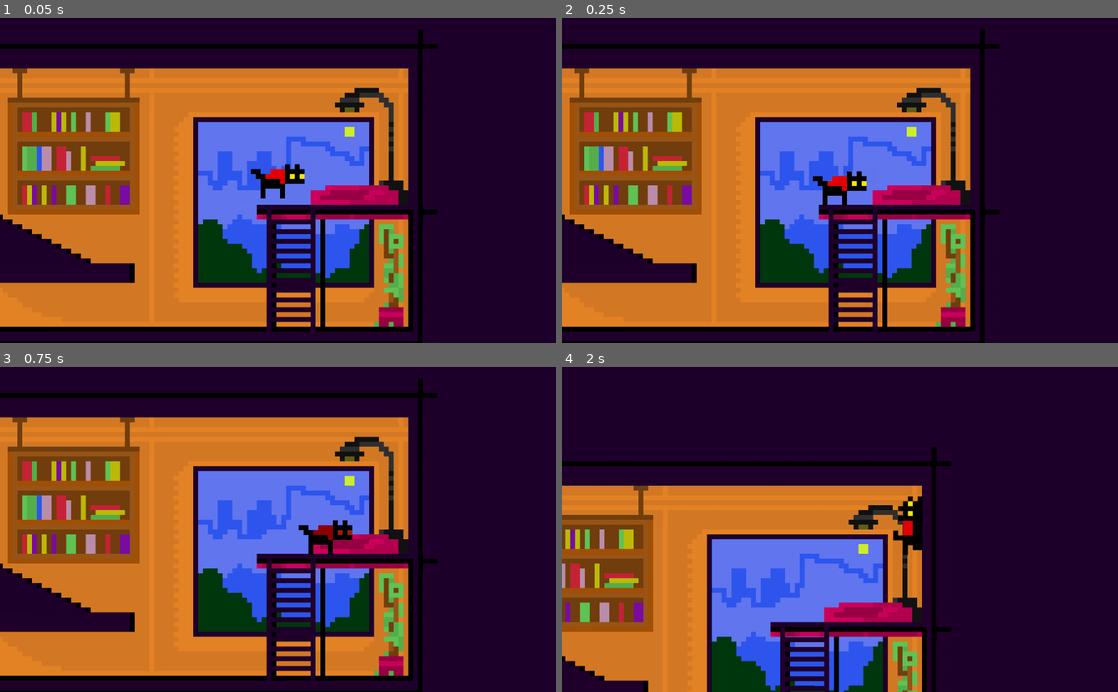
Above: before the commit, frames 1-4 (two rows, left to right).
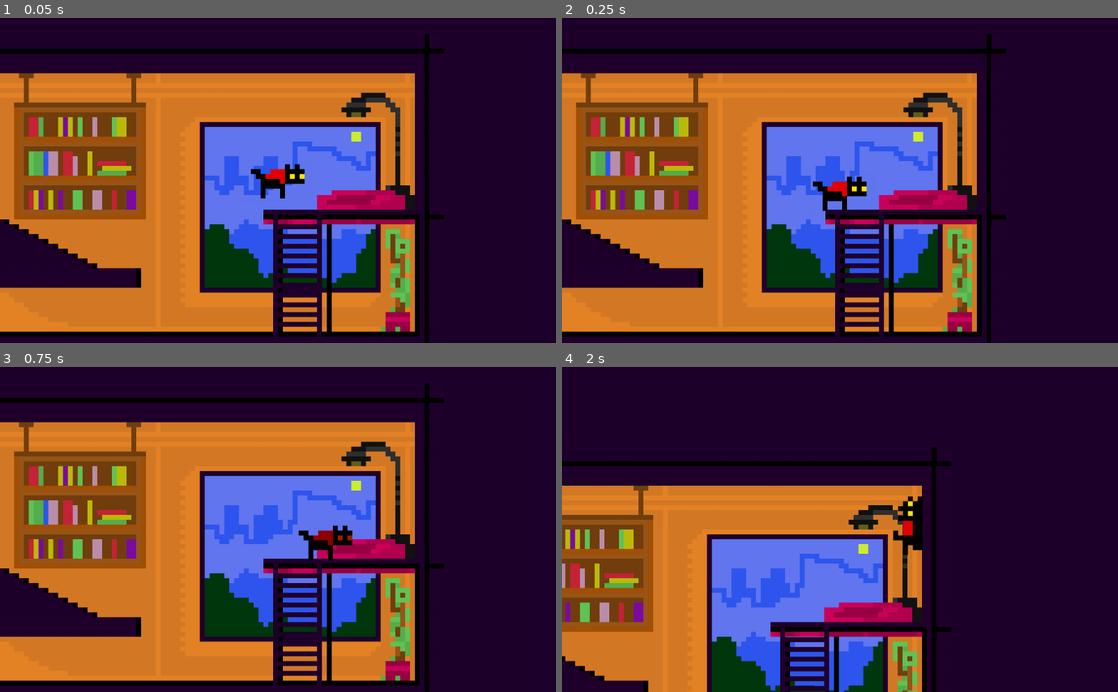
Above: after the commit, the same moments.

Repository: waozixyz/geocats
Game: Godot game, scene res://Scenes/1_CatCradle.tscn
The game is run twice, just before and just after one commit, with the same random seed, the same clock (stepped at 60 frames per second) and the same inputs. Before the commit the project starts from res://World.tscn.
Inputs:
- Up to frame 1 (0.05 s): no input
- Up to frame 2 (0.25 s): no input
- Up to frame 3 (0.75 s): tap Enter at 0.5 s; hold Right (right) from 0.53 s (still down); tap Shift (dash) at 0.6 s
- Up to frame 4 (2 s): keep holding Right (right); tap Space (jump) at 0.77, 1.52 s; tap Shift (dash) at 1.35 s

The runs differ from the first frame. In frame 1, 29% of the frame differs, in the area x 0-80%, y 3-100%; in frame 2, 30%; in frame 3, 29%; in frame 4, nothing differs.
Error after the commit: Parse Error: Variable "Animation" shadows a native class. (res://Scenes/UI/SceneChanger.gd:3)

Commit message:
add simple scene changer

Diff:
--- /dev/null
+++ b/Scenes/0_StartScreen.gd
@@ -0,0 +1,8 @@
+extends Control
+
+onready var play_button = $PlayButton
+func _ready():
+	play_button.connect("pressed", self, "_start_game")
+
+func _start_game():
+	SceneChanger.change_scene("res://Scenes/1_CatCradle.tscn", "fade")
--- /dev/null
+++ b/Scenes/0_StartScreen.tscn
@@ -0,0 +1,21 @@
+[gd_scene load_steps=2 format=2]
+
+[ext_resource path="res://Scenes/0_StartScreen.gd" type="Script" id=1]
+
+[node name="Control" type="Control"]
+anchor_right = 1.0
+anchor_bottom = 1.0
+script = ExtResource( 1 )
+__meta__ = {
+"_edit_use_anchors_": false
+}
+
+[node name="PlayButton" type="Button" parent="."]
+margin_left = 400.0
+margin_top = 200.0
+margin_right = 720.0
+margin_bottom = 262.0
+text = "Start"
+__meta__ = {
+"_edit_use_anchors_": false
+}
--- a/World.tscn
+++ b/Scenes/1_CatCradle.tscn
@@ -1,33 +1,34 @@
-[gd_scene load_steps=123 format=2]
-
-[ext_resource path="res://Scenes/Player/Player.tscn" type="PackedScene" id=1]
-[ext_resource path="res://Assets/LevelAssets/1_CatCradle/stereo.png" type="Texture" id=2]
-[ext_resource path="res://Assets/LevelAssets/1_CatCradle/kitchen.png" type="Texture" id=3]
-[ext_resource path="res://Assets/LevelAssets/1_CatCradle/window_3.png" type="Texture" id=4]
-[ext_resource path="res://Assets/LevelAssets/1_CatCradle/poster_3.png" type="Texture" id=5]
-[ext_resource path="res://Assets/LevelAssets/1_CatCradle/bath.png" type="Texture" id=6]
-[ext_resource path="res://Assets/LevelAssets/1_CatCradle/poster.png" type="Texture" id=7]
-[ext_resource path="res://Assets/LevelAssets/1_CatCradle/stairs.png" type="Texture" id=8]
-[ext_resource path="res://Assets/LevelAssets/1_CatCradle/kitchen_bckg.png" type="Texture" id=9]
-[ext_resource path="res://Assets/LevelAssets/1_CatCradle/plant_1.png" type="Texture" id=10]
-[ext_resource path="res://Assets/LevelAssets/1_CatCradle/hall_bckg.png" type="Texture" id=11]
-[ext_resource path="res://Assets/LevelAssets/1_CatCradle/window_2.png" type="Texture" id=12]
-[ext_resource path="res://Assets/LevelAssets/1_CatCradle/window_3_bckg.png" type="Texture" id=13]
+[gd_scene load_steps=125 format=2]
+
+[ext_resource path="res://Assets/LevelAssets/1_CatCradle/stereo.png" type="Texture" id=1]
+[ext_resource path="res://Assets/LevelAssets/1_CatCradle/kitchen.png" type="Texture" id=2]
+[ext_resource path="res://Assets/LevelAssets/1_CatCradle/window_3.png" type="Texture" id=3]
+[ext_resource path="res://Assets/LevelAssets/1_CatCradle/poster_3.png" type="Texture" id=4]
+[ext_resource path="res://Assets/LevelAssets/1_CatCradle/stairs.png" type="Texture" id=5]
+[ext_resource path="res://Assets/LevelAssets/1_CatCradle/kitchen_bckg.png" type="Texture" id=6]
+[ext_resource path="res://Assets/LevelAssets/1_CatCradle/bath.png" type="Texture" id=7]
+[ext_resource path="res://Assets/LevelAssets/1_CatCradle/poster.png" type="Texture" id=8]
+[ext_resource path="res://Assets/LevelAssets/1_CatCradle/hall_bckg.png" type="Texture" id=9]
+[ext_resource path="res://Assets/LevelAssets/1_CatCradle/window_2.png" type="Texture" id=10]
+[ext_resource path="res://Assets/LevelAssets/1_CatCradle/plant_1.png" type="Texture" id=11]
+[ext_resource path="res://Assets/LevelAssets/1_CatCradle/window_3_bckg.png" type="Texture" id=12]
+[ext_resource path="res://Assets/LevelAssets/1_CatCradle/window_1.png" type="Texture" id=13]
 [ext_resource path="res://Assets/LevelAssets/1_CatCradle/bed.png" type="Texture" id=14]
-[ext_resource path="res://Assets/LevelAssets/1_CatCradle/window_1.png" type="Texture" id=15]
+[ext_resource path="res://Assets/LevelAssets/1_CatCradle/window_4.png" type="Texture" id=15]
 [ext_resource path="res://Assets/LevelAssets/1_CatCradle/background_tileset.png" type="Texture" id=16]
-[ext_resource path="res://Assets/LevelAssets/1_CatCradle/window_4.png" type="Texture" id=17]
-[ext_resource path="res://Assets/LevelAssets/1_CatCradle/bookshelf.png" type="Texture" id=18]
-[ext_resource path="res://Assets/LevelAssets/1_CatCradle/plant_2.png" type="Texture" id=19]
-[ext_resource path="res://Assets/LevelAssets/1_CatCradle/walls_tileset.png" type="Texture" id=20]
-[ext_resource path="res://Assets/LevelAssets/1_CatCradle/table.png" type="Texture" id=21]
-[ext_resource path="res://Assets/LevelAssets/1_CatCradle/hallway.png" type="Texture" id=22]
+[ext_resource path="res://Assets/LevelAssets/1_CatCradle/bookshelf.png" type="Texture" id=17]
+[ext_resource path="res://Assets/LevelAssets/1_CatCradle/walls_tileset.png" type="Texture" id=18]
+[ext_resource path="res://Assets/LevelAssets/1_CatCradle/poster_2.png" type="Texture" id=19]
+[ext_resource path="res://Assets/LevelAssets/1_CatCradle/plant_2.png" type="Texture" id=20]
+[ext_resource path="res://Assets/LevelAssets/1_CatCradle/hallway.png" type="Texture" id=21]
+[ext_resource path="res://Assets/LevelAssets/1_CatCradle/table.png" type="Texture" id=22]
 [ext_resource path="res://Assets/LevelAssets/1_CatCradle/present.png" type="Texture" id=23]
-[ext_resource path="res://Assets/LevelAssets/1_CatCradle/poster_2.png" type="Texture" id=24]
-[ext_resource path="res://Assets/LevelAssets/1_CatCradle/catladder_left.png" type="Texture" id=25]
-[ext_resource path="res://Assets/LevelAssets/1_CatCradle/ladder_bed.png" type="Texture" id=26]
-[ext_resource path="res://Assets/LevelAssets/1_CatCradle/last_ladder.png" type="Texture" id=27]
-[ext_resource path="res://Assets/LevelAssets/1_CatCradle/statue.png" type="Texture" id=28]
+[ext_resource path="res://Assets/LevelAssets/1_CatCradle/catladder_left.png" type="Texture" id=24]
+[ext_resource path="res://Assets/LevelAssets/1_CatCradle/ladder_bed.png" type="Texture" id=25]
+[ext_resource path="res://Assets/LevelAssets/1_CatCradle/last_ladder.png" type="Texture" id=26]
+[ext_resource path="res://Assets/LevelAssets/1_CatCradle/statue.png" type="Texture" id=27]
+[ext_resource path="res://Scenes/Player/Player.tscn" type="PackedScene" id=28]
+[ext_resource path="res://Scenes/Events/GoToGeoCity.gd" type="Script" id=29]
 
 [sub_resource type="TileSet" id=1]
 0/name = "background_tilemap.png 0"
@@ -823,12 +824,15 @@
 extents = Vector2( 27, 184.5 )
 
 [sub_resource type="RectangleShape2D" id=92]
-extents = Vector2( 18, 117 )
+extents = Vector2( 18, 112.5 )
 
 [sub_resource type="RectangleShape2D" id=93]
 extents = Vector2( 27, 153 )
 
-[node name="World" type="Node2D"]
+[sub_resource type="RectangleShape2D" id=95]
+extents = Vector2( 18, 84.8504 )
+
+[node name="CatCradle" type="Node2D"]
 
 [node name="WorldBckg" type="ColorRect" parent="."]
 margin_left = -657.0
@@ -957,16 +961,15 @@
 position = Vector2( 157, 966 )
 texture = ExtResource( 23 )
 
-[node name="StaticBody2D" type="StaticBody2D" parent="Present"]
-
-[node name="CollisionShape2D" type="CollisionShape2D" parent="Present/StaticBody2D"]
+[node name="Area2D" type="Area2D" parent="Present"]
+
+[node name="CollisionShape2D" type="CollisionShape2D" parent="Present/Area2D"]
 position = Vector2( 0, 4.1203 )
 shape = SubResource( 77 )
-disabled = true
 
 [node name="Bookshelf" type="Sprite" parent="."]
 position = Vector2( 1368, 72 )
-texture = ExtResource( 18 )
+texture = ExtResource( 17 )
 centered = false
 
 [node name="StaticBody2D" type="StaticBody2D" parent="Bookshelf"]
@@ -1064,16 +1067,17 @@
 position = Vector2( 351, 72 )
 shape = SubResource( 90 )
 
-[node name="table" type="Sprite" parent="."]
+[node name="Table" type="Sprite" parent="."]
 position = Vector2( 117, 990 )
-texture = ExtResource( 21 )
-centered = false
-
-[node name="StaticBody2D" type="StaticBody2D" parent="table"]
+texture = ExtResource( 22 )
+centered = false
+
+[node name="StaticBody2D" type="StaticBody2D" parent="Table"]
 position = Vector2( 40, 27 )
 
-[node name="CollisionShape2D" type="CollisionShape2D" parent="table/StaticBody2D"]
+[node name="CollisionShape2D" type="CollisionShape2D" parent="Table/StaticBody2D"]
 shape = SubResource( 94 )
+one_way_collision = true
 
 [node name="LastLadder" type="Area2D" parent="." groups=[
 "ladder",
@@ -1094,11 +1098,11 @@
 position = Vector2( 1845, 333.25 )
 
 [node name="Sprite2" type="Sprite" parent="BedLadder"]
-texture = ExtResource( 26 )
+texture = ExtResource( 25 )
 centered = false
 
 [node name="CollisionShape2D" type="CollisionShape2D" parent="BedLadder"]
-position = Vector2( 45, 116.75 )
+position = Vector2( 45, 112.25 )
 shape = SubResource( 92 )
 
 [node name="KitchenLadder" type="Area2D" parent="." groups=[
@@ -1107,15 +1111,23 @@
 position = Vector2( 306, 729 )
 
 [node name="Sprite" type="Sprite" parent="KitchenLadder"]
-texture = ExtResource( 25 )
+texture = ExtResource( 24 )
 centered = false
 
 [node name="CollisionShape2D" type="CollisionShape2D" parent="KitchenLadder"]
 position = Vector2( 54, 153 )
 shape = SubResource( 93 )
 
-[node name="Player" parent="." instance=ExtResource( 1 )]
-position = Vector2( 1865.62, 279.318 )
+[node name="Area2D" type="Area2D" parent="."]
+position = Vector2( 0, 950 )
+script = ExtResource( 29 )
+
+[node name="CollisionShape2D" type="CollisionShape2D" parent="Area2D"]
+position = Vector2( 18, 4 )
+shape = SubResource( 95 )
+
+[node name="Player" parent="." instance=ExtResource( 28 )]
+position = Vector2( 1854, 270 )
 
 [node name="Camera2D" type="Camera2D" parent="Player"]
 current = true
--- /dev/null
+++ b/Scenes/2_GeoCity.tscn
@@ -0,0 +1,3 @@
+[gd_scene format=2]
+
+[node name="GeoCity" type="Node2D"]
--- /dev/null
+++ b/Scenes/Events/GoToGeoCity.gd
@@ -0,0 +1,10 @@
+extends Area2D
+
+
+func _ready():
+	connect("body_entered", self, "_on_body_enter")
+
+func _on_body_enter(value):
+	print(value.name)
+	if value.name == "Player":
+		SceneChanger.change_scene("res://Scenes/2_GeoCity.tscn", "fade")
--- a/Scenes/Player/Player.tscn
+++ b/Scenes/Player/Player.tscn
@@ -112,7 +112,6 @@
 [node name="AnimatedSprite" type="AnimatedSprite" parent="."]
 frames = SubResource( 10 )
 animation = "climb"
-frame = 2
 playing = true
 
 [node name="CollisionSlide" type="CollisionShape2D" parent="."]
--- /dev/null
+++ b/Scenes/UI/SceneChanger.gd
@@ -0,0 +1,12 @@
+extends CanvasLayer
+
+onready var Animation = $Control/AnimationPlayer
+var scene : String
+
+func change_scene(new_scene, anim):
+	scene = new_scene
+	Animation.play(anim)
+
+func _new_scene():
+	print(scene)
+	get_tree().change_scene(scene)
--- /dev/null
+++ b/Scenes/UI/SceneChanger.tscn
@@ -0,0 +1,56 @@
+[gd_scene load_steps=3 format=2]
+
+[ext_resource path="res://Scenes/UI/SceneChanger.gd" type="Script" id=1]
+
+[sub_resource type="Animation" id=1]
+resource_name = "fade"
+length = 1.5
+tracks/0/type = "value"
+tracks/0/path = NodePath("ColorRect:color")
+tracks/0/interp = 1
+tracks/0/loop_wrap = true
+tracks/0/imported = false
+tracks/0/enabled = true
+tracks/0/keys = {
+"times": PoolRealArray( 0, 0.6, 1, 1.5 ),
+"transitions": PoolRealArray( 1, 1, 1, 1 ),
+"update": 0,
+"values": [ Color( 0, 0, 0, 0 ), Color( 0.294118, 0.00392157, 0.247059, 1 ), Color( 0.294118, 0.00392157, 0.247059, 1 ), Color( 0, 0, 0, 0 ) ]
+}
+tracks/1/type = "method"
+tracks/1/path = NodePath("..")
+tracks/1/interp = 1
+tracks/1/loop_wrap = true
+tracks/1/imported = false
+tracks/1/enabled = true
+tracks/1/keys = {
+"times": PoolRealArray( 0.7 ),
+"transitions": PoolRealArray( 1 ),
+"values": [ {
+"args": [  ],
+"method": "_new_scene"
+} ]
+}
+
+[node name="SceneChanger" type="CanvasLayer"]
+script = ExtResource( 1 )
+
+[node name="Control" type="Control" parent="."]
+anchor_right = 1.0
+anchor_bottom = 1.0
+mouse_filter = 2
+__meta__ = {
+"_edit_use_anchors_": false
+}
+
+[node name="ColorRect" type="ColorRect" parent="Control"]
+margin_right = 2048.0
+margin_bottom = 1200.0
+mouse_filter = 2
+color = Color( 0, 0, 0, 0 )
+__meta__ = {
+"_edit_use_anchors_": false
+}
+
+[node name="AnimationPlayer" type="AnimationPlayer" parent="Control"]
+anims/fade = SubResource( 1 )
--- a/project.godot
+++ b/project.godot
@@ -11,8 +11,12 @@
 [application]
 
 config/name="Geocats"
-run/main_scene="res://World.tscn"
+run/main_scene="res://Scenes/1_CatCradle.tscn"
 config/icon="res://icon.png"
+
+[autoload]
+
+SceneChanger="*res://Scenes/UI/SceneChanger.tscn"
 
 [global]
 
Not shown: 10 places in Scenes/1_CatCradle.tscn that only renumber resources
